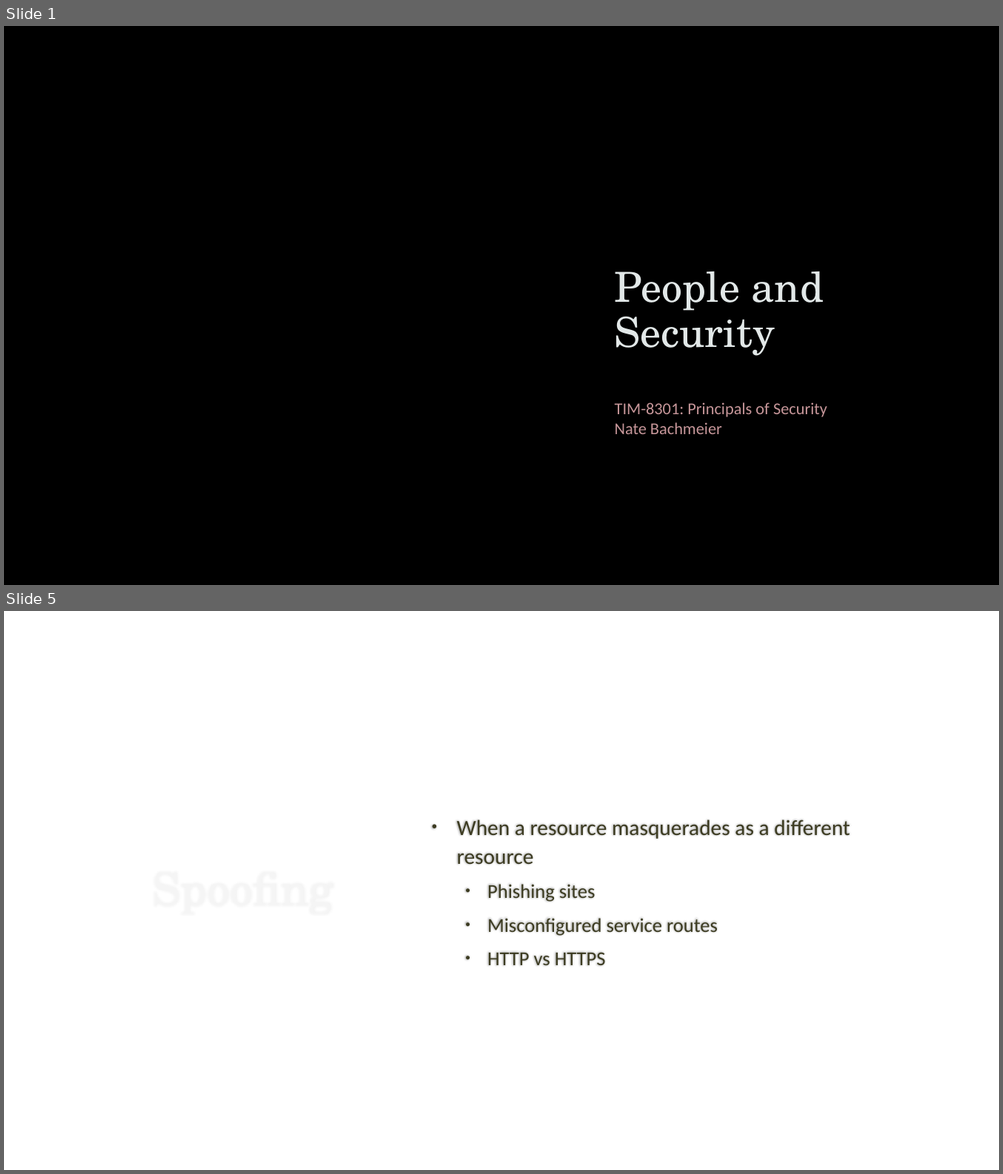
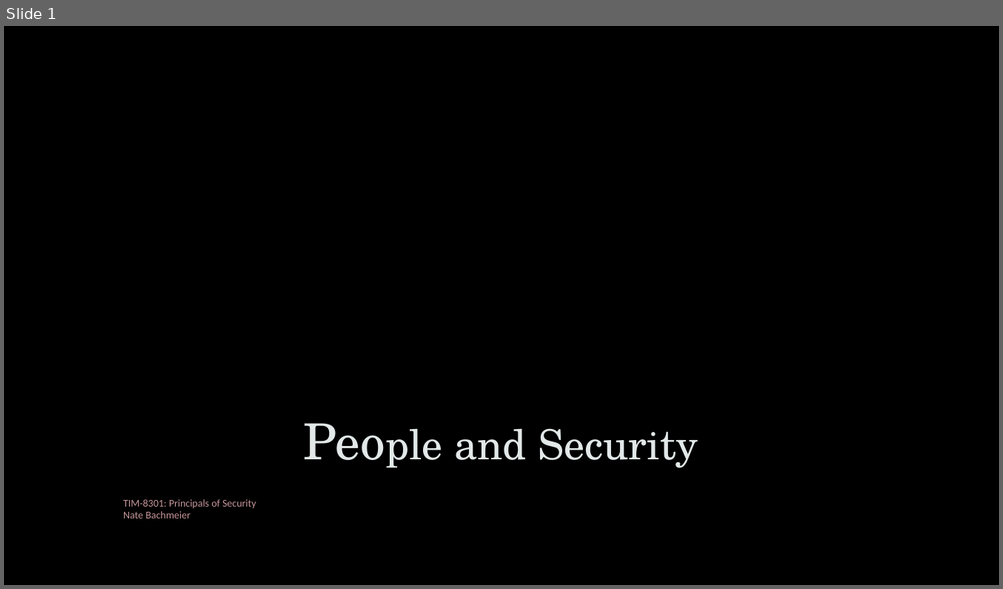
Before and after one commit to dr-natetorious/TIM-8301-Principals_of_CyberSecurity, a slide deck: Week2_PeopleAspects/People and Security.pptx. Shown one above the other, each under a label of ours: slides 1 and 5 before the commit, slide 1 after it; the slides between them are not shown. The pictures are 1003x1174 and 1003x589 pixels, drawn with LibreOffice and Linux fonts; fonts in the diff are those of the drawing; background and template pictures are left out. Boxes give left, top, right and bottom in pixels: in the first picture for what was removed or moved away, otherwise in the second. Text is boxed around its words. In the diff, an @@ line names an element or a change of style, - is before the commit and + after.

```diff
--- a/Week2_PeopleAspects/People and Security.pptx
+++ b/Week2_PeopleAspects/People and Security.pptx
@@ slide 5 removed at (4,611,999,1170), background #FFFFFF @@
@@ title removed at (61,699,340,1082) @@
-Spoofing
@@ text removed at (457,820,850,966) @@
-• When a resource masquerades as a different resource
-  • Phishing sites
-  • Misconfigured service routes
-  • HTTP vs HTTPS
@@ slide 1 changed as well @@
@@ freeform shape removed at (583,142,918,471) @@
@@ rectangle added at (4,371,999,585), fill gradient #000000 @@
@@ title "People and Security": place and size @@
-title "People and Security" at (614,271,823,356)
+title "People and Security" at (454,429,698,469)
@@ title "People and Security" at (454,429,698,469): size 40 to 48 pt in "People"; alignment left to centre @@
@@ subtitle "TIM-8301: Principals of Security Nate ...": place and size @@
-subtitle "TIM-8301: Principals of Security Nate ..." at (614,403,827,434)
+subtitle "TIM-8301: Principals of Security Nate ..." at (123,500,256,519)
@@ subtitle "TIM-8301: Principals of Security Nate ..." at (123,500,256,519): size 16 to 10 pt; line spacing 1 to 0.9; less space between paragraphs @@
```
Also in this commit, not shown: 3 other slides changed, 14 slides added, 5 other slides removed, 2 other files.
